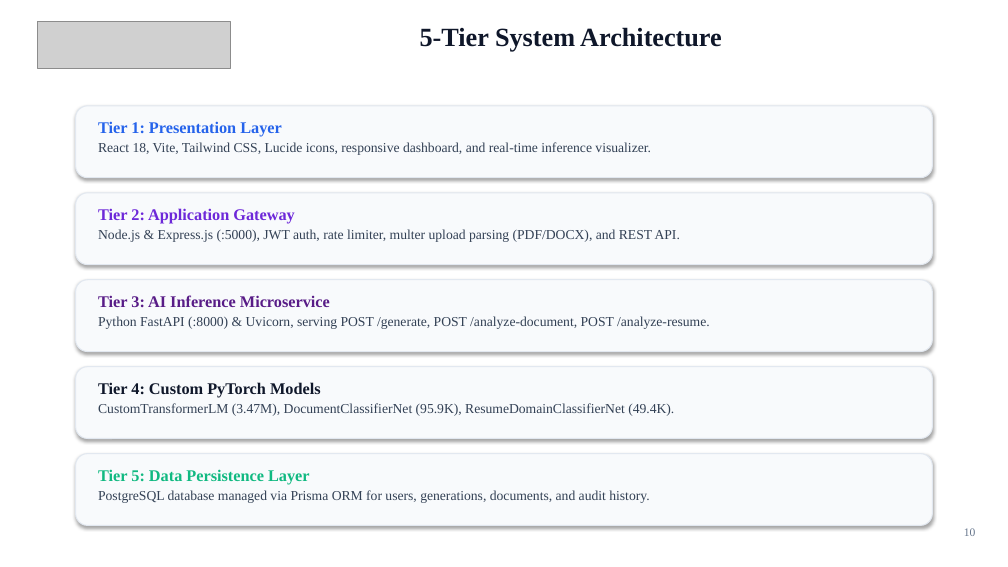
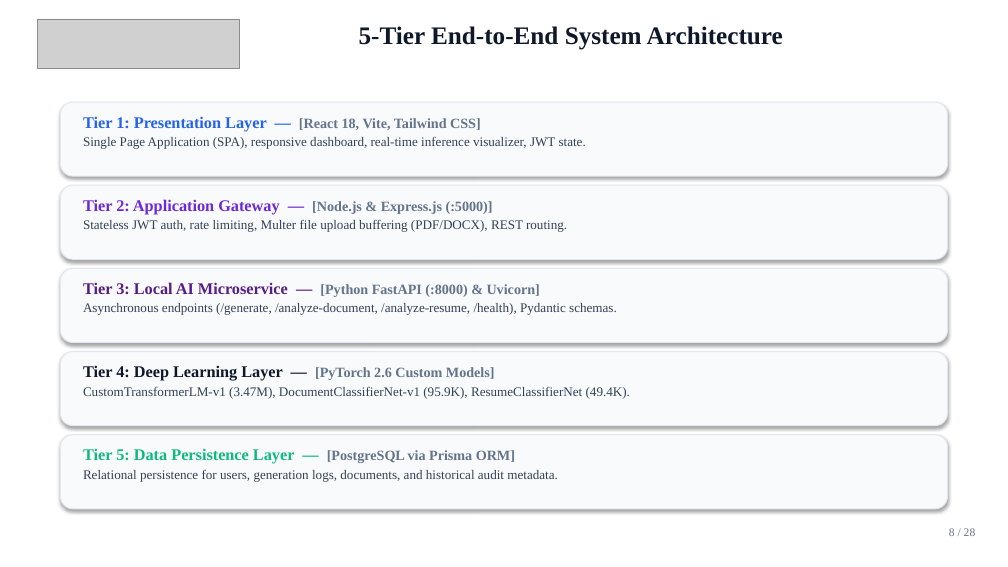
Before and after one commit to Kunwar9415/ai-powered-saas-platform, a slide deck: slide 8 of AI_POWERED_SAAS_PLATFORM_PRESENTATION.pptx (slide 10 before the commit). Drawn at 1008x567 pixels with LibreOffice and Linux fonts; fonts in the diff are those of the drawing; grey boxes stand for pictures. Boxes give left, top, right and bottom in pixels: in the first picture for what was removed or moved away, otherwise in the second. Text is boxed around its words. In the diff, an @@ line names an element or a change of style, - is before the commit and + after.

```diff
--- a/AI_POWERED_SAAS_PLATFORM_PRESENTATION.pptx
+++ b/AI_POWERED_SAAS_PLATFORM_PRESENTATION.pptx
@@ picture: place and size @@
-picture at <box>38,21,230,68</box>
+picture at <box>38,19,239,68</box>
@@ text at <box>359,26,783,50</box>: text changed; size 25 to 24 pt @@
-5-Tier System Architecture
+5-Tier End-to-End System Architecture
@@ rounded rectangle: place and size @@
-rounded rectangle at <box>76,106,932,178</box>
+rounded rectangle at <box>60,102,948,176</box>
@@ text at <box>83,116,586,149</box>: text changed; size 13 to 12.5 pt @@
-Tier 1: Presentation Layer
-React 18, Vite, Tailwind CSS, Lucide icons, responsive dashboard, and real-time inference visualizer.
+Tier 1: Presentation Layer — [React 18, Vite, Tailwind CSS]
+Single Page Application (SPA), responsive dashboard, real-time inference visualizer, JWT state.
@@ rounded rectangle: place and size @@
-rounded rectangle at <box>76,193,932,265</box>
+rounded rectangle at <box>60,185,948,259</box>
@@ text at <box>83,199,567,232</box>: text changed; size 13 to 12.5 pt @@
-Tier 2: Application Gateway
-Node.js & Express.js (:5000), JWT auth, rate limiter, multer upload parsing (PDF/DOCX), and REST API.
+Tier 2: Application Gateway — [Node.js & Express.js (:5000)]
+Stateless JWT auth, rate limiting, Multer file upload buffering (PDF/DOCX), REST routing.
@@ rounded rectangle: place and size @@
-rounded rectangle at <box>76,280,932,352</box>
+rounded rectangle at <box>60,268,948,343</box>
@@ text at <box>83,282,617,315</box>: text changed; size 13 to 12.5 pt @@
-Tier 3: AI Inference Microservice
-Python FastAPI (:8000) & Uvicorn, serving POST /generate, POST /analyze-document, POST /analyze-resume.
+Tier 3: Local AI Microservice — [Python FastAPI (:8000) & Uvicorn]
+Asynchronous endpoints (/generate, /analyze-document, /analyze-resume, /health), Pydantic schemas.
@@ rounded rectangle: place and size @@
-rounded rectangle at <box>76,367,932,439</box>
+rounded rectangle at <box>60,352,948,426</box>
@@ text at <box>83,365,630,399</box>: text changed; size 13 to 12.5 pt @@
-Tier 4: Custom PyTorch Models
-CustomTransformerLM (3.47M), DocumentClassifierNet (95.9K), ResumeDomainClassifierNet (49.4K).
+Tier 4: Deep Learning Layer — [PyTorch 2.6 Custom Models]
+CustomTransformerLM-v1 (3.47M), DocumentClassifierNet-v1 (95.9K), ResumeClassifierNet (49.4K).
@@ rounded rectangle: place and size @@
-rounded rectangle at <box>76,454,932,526</box>
+rounded rectangle at <box>60,435,948,509</box>
@@ text at <box>83,448,558,482</box>: text changed; size 13 to 12.5 pt @@
-Tier 5: Data Persistence Layer
-PostgreSQL database managed via Prisma ORM for users, generations, documents, and audit history.
+Tier 5: Data Persistence Layer — [PostgreSQL via Prisma ORM]
+Relational persistence for users, generation logs, documents, and historical audit metadata.
@@ text added at <box>949,528,976,536</box>, 11 pt, text #64748B @@
+8 / 28
```
Also in this commit, not shown: 8 other slides changed, 19 slides added, 16 slides removed, 1 other file.
